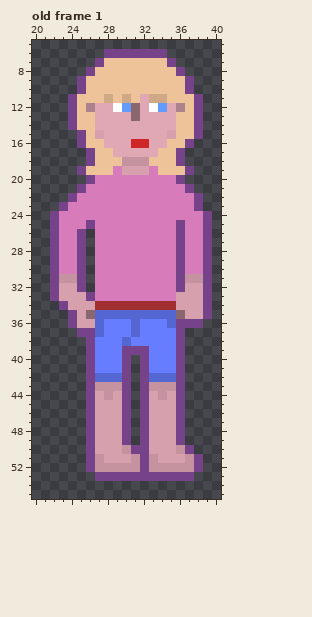
File history of a pixel-art file, art/characters/sarah.aseprite. The picture above is the old version.
64x64 pixels, 1 frame. Shown: old frame 1: x 20..40, y 5..55. The commit also changed other frames, which this record leaves out.
After the commit:
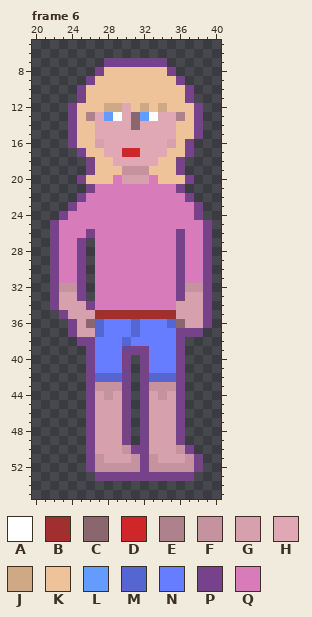
Palette (. is transparent): A #ffffff  B #a12f2f  C #8a676f  D #cf2727  E #ad828c  F #c4939f  G #d6a1ad  H #e0a8b5  J #cfa986  K #eec39a  L #639bff  M #5466d1  N #667dff  P #76428a  Q #d77bba
A new or re-ordered frame is compared with the old frame closest to it.
What changed:
frames 1 -> 6
Frame 6 is new; against old frame 1:
y 6: x 28..34 PPPPPPP -> .......
y 7: x 27..35 PKKKKKKKP -> .PPPPPPP.
y 8: x 26..27 PK -> .P; x 35..36 KP -> P.
y 9: x 25..26 PK -> .P; x 36..37 KP -> P.
y 11: x 24..25 PK -> .P; x 28 J -> K; x 30 J -> K; x 32..34 HJJ -> KKK; x 37..38 KP -> P.
y 12: x 26..36 EHHALCHALHE -> KKJJHKJKJKK
y 13: x 26 K -> E; x 28..29 HH -> LA; x 32..33 HH -> LA; x 36 K -> E
y 14: x 31 H -> C
y 15: x 24..25 .P -> PK; x 27 G -> H; x 35 G -> H
y 16: x 24..25 .P -> PK; x 27 K -> G; x 31..32 DD -> HH; x 35 K -> G
y 17: x 25..26 .P -> PK; x 28 K -> H; x 30..31 HH -> DD; x 34 K -> H; x 36..37 P. -> KP
y 18: x 29..33 KFFFK -> HHHHH
y 19: x 25..26 PK -> .P; x 29..33 QGGGQ -> KFFFK; x 36..37 KP -> P.
y 20: x 25..28 .PQQ -> PKKK; x 30..32 QQQ -> GGG; x 34..37 QQP. -> KKKP
y 21: x 25..26 PQ -> .P; x 36..37 QP -> P.
y 22: x 24..25 PQ -> .P; x 37..38 QP -> P.
y 23: x 23..24 PQ -> .P
y 24: x 22..23 PQ -> .P; x 38..39 QP -> P.
y 25: x 26 P -> Q; x 36 P -> Q
y 26: x 25..26 P. -> QP
y 31: x 23..24 FF -> QQ; x 37..38 FF -> QQ
y 32: x 23..24 GG -> FF; x 37..38 GG -> FF
y 33: x 25..26 GP -> P.; x 36 G -> P
y 34: x 22..23 .P -> PG; x 26..35 GBBBBBBBBB -> PQQQQQQQQQ
y 35: x 23..24 .P -> PG; x 26..36 CMMMMMMMMMC -> GBBBBBBBBBG
y 36: x 26 G -> C; x 36..39 PPP. -> CGGP
y 37: x 24..26 .PP -> PGG; x 37..38 .. -> PP
y 38: x 25 . -> P
Where, in picture pixels (left, top, right, bottom), the same in both pictures:
changed: (50, 49, 212, 346)
